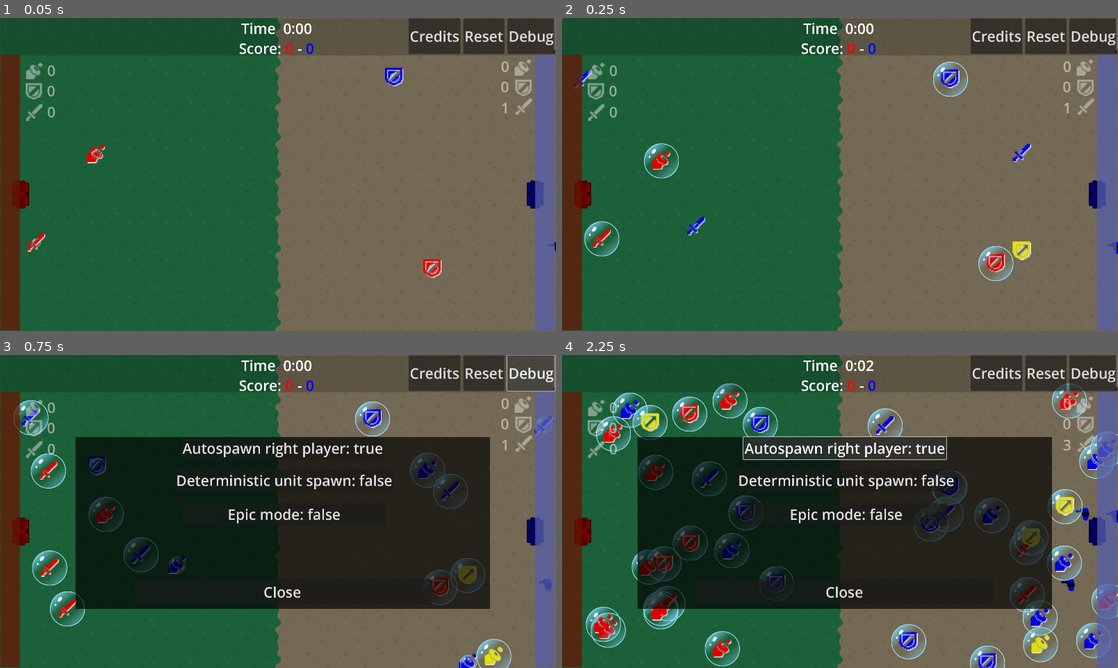
Above: before the commit, frames 1-4 (two rows, left to right).
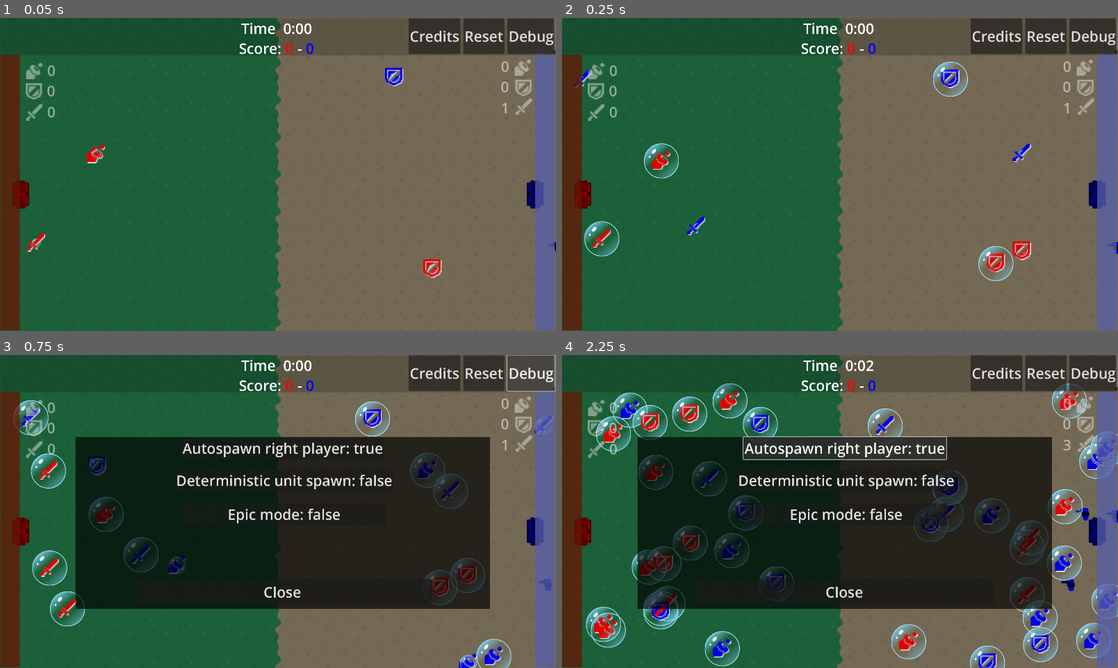
Above: after the commit, the same moments.

Repository: pkasprzyk/ggj2025
Game: Godot game, scene res://main.tscn
Same seed, same stepped clock (60 frames per second), same inputs: the game is played once before the commit and once after it. Sound files missing from this copy of the repository are replaced by a short silence.
Inputs:
- Up to frame 1 (0.05 s): no input
- Up to frame 2 (0.25 s): no input
- Up to frame 3 (0.75 s): click "Debug" at 0.5 s
- Up to frame 4 (2.25 s): click "Autospawn right player: true" at 1.25 s; click "Autospawn right player: false" at 2 s

Frame 1 is identical in both runs. In frame 2, 0.1% of the frame differs, in the area x 81-85%, y 71-78%; in frame 3, 0.2%; in frame 4, 1.2%, in the area x 14-100%, y 18-97%.

Commit message:
power up overlay

Diff:
--- a/CONFIG.gd
+++ b/CONFIG.gd
@@ -14,3 +14,7 @@
 func points_per_spawn() -> float : return config.points_per_spawn
 func points_per_kill() -> float : return config.points_per_kill
 func points_for_base_hit() -> float : return config.points_for_base_hit
+
+func get_power_up_cooldown_s() -> float: return 5.0
+func get_power_up_duration_s() -> float: return 1.0
+func get_power_up_speed_mult() -> float: return 5.0
--- a/GAME_STATE.gd
+++ b/GAME_STATE.gd
@@ -47,9 +47,17 @@
 
 var in_replay_mode = false
 
+var power_up_count := 0
+var power_up_pending_content := BubbleContent.SWORD
+var power_up_cooldown_timestamp : float
 
 static var replay_config : ReplayConfig = ReplayConfig.new()
 
+static var icon_shield = load("res://icons/IconGodotNode/node/icon_shield.png")
+static var icon_sword = load("res://icons/IconGodotNode/node/icon_sword.png")
+static var icon_cannon = load("res://icons/IconGodotNode/node/canon_2.png")
+
+static var icons = [icon_sword, icon_shield, icon_cannon]
 
 signal bonus_activated(BubbleType, BubbleContent)
 
@@ -157,6 +165,8 @@
 		[0,0,0],
 		[0,0,0]
 	]
+	power_up_count = 0
+	power_up_cooldown_timestamp = CONFIG.get_power_up_cooldown_s()
 
 
 func bubble_to_unit(bubble_type: BubbleContent) -> UnitType:
@@ -191,9 +201,25 @@
 	units_counter[side][unit_type] += 1
 
 
+func should_spawn_powerup() -> bool:
+	return power_up_count < 2 && timer > power_up_cooldown_timestamp
+
+
+func get_pending_powerup_content() -> BubbleContent:
+	return power_up_pending_content
+
+
+func powerup_spawned() -> void:
+	power_up_pending_content += 1
+	power_up_pending_content %= 3
+	power_up_count += 1
+
+
 func powerup_bubble_popped(bubble: Bubble) -> void:
 	replay_config.click_history.append([timer, bubble.type,  bubble.side, bubble.contents, bubble.global_position])
 	process_bonus(bubble.type, bubble.contents)
+	power_up_count = 0 # assumes bubble spawner destroys others
+	power_up_cooldown_timestamp = timer + CONFIG.get_power_up_cooldown_s()
 
 
 func process_bonus(type: BubbleType, contents: BubbleContent) -> void:
@@ -254,3 +280,6 @@
 func get_player_color(side: PlayerSide) -> Color:
 	return Color(1, 0, 0, 1) if side == PlayerSide.PLAYER_LEFT\
 	  else Color(0, 0, 1, 1)
+
+func get_icon_for(c:BubbleContent) -> Texture2D:
+	return icons[c]
--- a/hud/hud.tscn
+++ b/hud/hud.tscn
@@ -231,6 +231,7 @@
 show_percentage = false
 
 [node name="LCannonLabel" type="Label" parent="ProgressBarL"]
+layout_mode = 0
 offset_left = 162.0
 offset_top = 19.0
 offset_right = 191.0
@@ -244,6 +245,7 @@
 texture = ExtResource("2_xosfp")
 
 [node name="LShieldLabel" type="Label" parent="ProgressBarL"]
+layout_mode = 0
 offset_left = 161.0
 offset_top = 89.0
 offset_right = 190.0
@@ -257,6 +259,7 @@
 texture = ExtResource("3_1qcv1")
 
 [node name="LSwordLabel" type="Label" parent="ProgressBarL"]
+layout_mode = 0
 offset_left = 162.0
 offset_top = 162.0
 offset_right = 191.0
@@ -283,6 +286,7 @@
 show_percentage = false
 
 [node name="RCannonLabel" type="Label" parent="ProgressBarR"]
+layout_mode = 0
 offset_left = -256.0
 offset_top = 5.0
 offset_right = -89.0
@@ -297,6 +301,7 @@
 texture = ExtResource("2_xosfp")
 
 [node name="RShieldLabel" type="Label" parent="ProgressBarR"]
+layout_mode = 0
 offset_left = -305.0
 offset_top = 75.0
 offset_right = -90.0
@@ -311,6 +316,7 @@
 texture = ExtResource("3_1qcv1")
 
 [node name="RSwordLabel" type="Label" parent="ProgressBarR"]
+layout_mode = 0
 offset_left = -276.0
 offset_top = 148.0
 offset_right = -89.0
--- a/main.gd
+++ b/main.gd
@@ -1,5 +1,7 @@
 extends Node
 
+@onready var power_up_icon : Sprite2D = $PowerUpOverlay/PowerUpIcon
+@onready var power_up_animation : AnimationPlayer = $PowerUpOverlay/AnimationPlayer
 
 func _ready() -> void:
 	Input.emulate_touch_from_mouse = true
@@ -9,3 +11,9 @@
 		$PlayerBases/PlayerRightBase,
 		$BulletManager,
 	)
+	GAME_STATE.bonus_activated.connect(on_bonus_activated)
+
+
+func on_bonus_activated(t: GAME_STATE.BubbleType, c: GAME_STATE.BubbleContent):
+	power_up_animation.play("power_up_activated")
+	power_up_icon.texture = GAME_STATE.get_icon_for(c)
--- a/main.tscn
+++ b/main.tscn
@@ -1,10 +1,11 @@
-[gd_scene load_steps=9 format=4 uid="uid://dgdqtydil5rj8"]
+[gd_scene load_steps=13 format=4 uid="uid://dgdqtydil5rj8"]
 
 [ext_resource type="Script" path="res://main.gd" id="1_mmle3"]
 [ext_resource type="PackedScene" uid="uid://7m54yhh1iwlb" path="res://objects/bubble_spawner/bubble_spawner.tscn" id="2_n4osd"]
 [ext_resource type="Texture2D" uid="uid://d4hnr3kdyyf5g" path="res://background/terrainTiles_retina.png" id="2_pedbq"]
 [ext_resource type="PackedScene" uid="uid://ctjnx6oo5ch47" path="res://objects/unit_base/unit_base.tscn" id="4_78562"]
 [ext_resource type="PackedScene" uid="uid://ukm7x4tnv1xr" path="res://hud/hud.tscn" id="4_vi50i"]
+[ext_resource type="Texture2D" uid="uid://dct624iyu1ob6" path="res://icons/IconGodotNode/node/canon.png" id="4_vtrkf"]
 
 [sub_resource type="TileSetAtlasSource" id="TileSetAtlasSource_rmyoh"]
 texture = ExtResource("2_pedbq")
@@ -54,6 +55,42 @@
 tile_size = Vector2i(128, 128)
 sources/0 = SubResource("TileSetAtlasSource_rmyoh")
 
+[sub_resource type="Animation" id="Animation_gujgg"]
+length = 0.001
+tracks/0/type = "value"
+tracks/0/imported = false
+tracks/0/enabled = true
+tracks/0/path = NodePath("PowerUpIcon:modulate")
+tracks/0/interp = 1
+tracks/0/loop_wrap = true
+tracks/0/keys = {
+"times": PackedFloat32Array(0),
+"transitions": PackedFloat32Array(1),
+"update": 0,
+"values": [Color(1, 1, 0, 0)]
+}
+
+[sub_resource type="Animation" id="Animation_gxh3r"]
+resource_name = "power_up_activated"
+tracks/0/type = "value"
+tracks/0/imported = false
+tracks/0/enabled = true
+tracks/0/path = NodePath("PowerUpIcon:modulate")
+tracks/0/interp = 1
+tracks/0/loop_wrap = true
+tracks/0/keys = {
+"times": PackedFloat32Array(0, 0.533333, 1),
+"transitions": PackedFloat32Array(1, 0.5, 0.5),
+"update": 0,
+"values": [Color(1, 1, 0, 0), Color(1, 1, 0, 0.921569), Color(1, 1, 0, 0)]
+}
+
+[sub_resource type="AnimationLibrary" id="AnimationLibrary_w2j1s"]
+_data = {
+"RESET": SubResource("Animation_gujgg"),
+"power_up_activated": SubResource("Animation_gxh3r")
+}
+
 [sub_resource type="RectangleShape2D" id="RectangleShape2D_5c7yc"]
 size = Vector2(661, 404)
 
@@ -77,6 +114,23 @@
 [node name="PlayerRightBase" parent="PlayerBases" instance=ExtResource("4_78562")]
 position = Vector2(1848, 608)
 
+[node name="BulletManager" type="Node2D" parent="."]
+
+[node name="PowerUpOverlay" type="Node2D" parent="."]
+
+[node name="PowerUpIcon" type="Sprite2D" parent="PowerUpOverlay"]
+modulate = Color(1, 1, 0, 0)
+texture_filter = 1
+position = Vector2(951, 561)
+scale = Vector2(52.125, 52.125)
+texture = ExtResource("4_vtrkf")
+
+[node name="AnimationPlayer" type="AnimationPlayer" parent="PowerUpOverlay"]
+libraries = {
+"": SubResource("AnimationLibrary_w2j1s")
+}
+autoplay = "RESET"
+
 [node name="BubbleSpawners" type="Node2D" parent="."]
 
 [node name="BubbleSpawner" parent="BubbleSpawners" instance=ExtResource("2_n4osd")]
@@ -151,8 +205,6 @@
 [node name="Target3" type="Marker2D" parent="BubbleSpawners/BubbleSpawner4/Area2D"]
 position = Vector2(-523, -1074)
 
-[node name="BulletManager" type="Node2D" parent="."]
-
 [node name="HUDCanvasGroup" type="CanvasLayer" parent="."]
 
 [node name="HUD" parent="HUDCanvasGroup" instance=ExtResource("4_vi50i")]
--- a/objects/bubble/bubble.gd
+++ b/objects/bubble/bubble.gd
@@ -49,14 +49,14 @@
 	icon_bg.texture = icons[contents]
 
 
-func initialize_unit(start_pos: Vector2, new_target: Vector2, new_type: GAME_STATE.BubbleType, new_side: GAME_STATE.PlayerSide, new_contents: GAME_STATE.BubbleContent) -> void:
-	_initialize_common(start_pos, new_target, new_type, new_contents)
+func initialize_unit(start_pos: Vector2, new_target: Vector2, new_side: GAME_STATE.PlayerSide, new_contents: GAME_STATE.BubbleContent) -> void:
+	_initialize_common(start_pos, new_target, GAME_STATE.BubbleType.UNIT, new_contents)
 	side = new_side
 	icon.modulate = GAME_STATE.get_player_color(side)
 
 
-func initialize_powerup(start_pos: Vector2, new_target: Vector2, new_type: GAME_STATE.BubbleType, new_contents: GAME_STATE.BubbleContent) -> void:
-	_initialize_common(start_pos, new_target, new_type, new_contents)
+func initialize_powerup(start_pos: Vector2, new_target: Vector2, new_contents: GAME_STATE.BubbleContent) -> void:
+	_initialize_common(start_pos, new_target, GAME_STATE.BubbleType.RUSH_POWERUP, new_contents)
 	icon.modulate = Color(1,1,0,1)
 
 
--- a/objects/bubble_spawner/bubble_spawner.gd
+++ b/objects/bubble_spawner/bubble_spawner.gd
@@ -1,6 +1,5 @@
 @icon("res://icons/bubble.svg")
 extends Node2D
-
 
 
 @export var bubble: PackedScene
@@ -20,6 +19,9 @@
 
 var bubbles: int = 0
 
+func _ready():
+	GAME_STATE.bonus_activated.connect(clear_other_bonuses)
+
 
 func _gen_random_pos():
 	var shape = spawn_area_shape.shape
@@ -32,40 +34,48 @@
 
 
 func _spawn_bubble() -> void:
-	var bubble_instance = bubble.instantiate()
+	var bubble_instance = bubble.instantiate() as Bubble
+	bubble_instance.connect("tree_exiting", _on_bubble_destroyed)
+	add_child(bubble_instance)
+
+	bubbles += 1
+
 	var target = [
 		target_1,
 		target_2,
 		target_3,
 	].pick_random()
+
+	if GAME_STATE.should_spawn_powerup():
+		var bonus_content = GAME_STATE.get_pending_powerup_content()
+		bubble_instance.initialize_powerup(_gen_random_pos(), target.global_position, bonus_content)
+		GAME_STATE.powerup_spawned()
+		return
+
+	# UNIT bubble:
 	var bubble_content = [
 		GAME_STATE.BubbleContent.SWORD,
 		GAME_STATE.BubbleContent.SHIELD,
 		GAME_STATE.BubbleContent.CANNON,
 	].pick_random()
+	var side = [
+		GAME_STATE.PlayerSide.PLAYER_LEFT,
+		GAME_STATE.PlayerSide.PLAYER_RIGHT,
+	].pick_random()
+	bubble_instance.initialize_unit(_gen_random_pos(), target.global_position, side, bubble_content)
 
-	bubble_instance.connect("tree_exiting", _on_bubble_destroyed)
-	add_child(bubble_instance)
 
-	var type
-	var side
-	if randf() <= rush_powerup_chance:
-		type = GAME_STATE.BubbleType.RUSH_POWERUP
-		bubble_instance.initialize_powerup(_gen_random_pos(), target.global_position, type, bubble_content)
-	else:
-		type = GAME_STATE.BubbleType.UNIT
-		side = [
-			GAME_STATE.PlayerSide.PLAYER_LEFT,
-			GAME_STATE.PlayerSide.PLAYER_RIGHT,
-		].pick_random()
-		bubble_instance.initialize_unit(_gen_random_pos(), target.global_position, type, side, bubble_content)
-
-	bubbles += 1
+func clear_other_bonuses(_a, _b):
+	for c in get_children():
+		var b = c as Bubble
+		if b and b.type == GAME_STATE.BubbleType.RUSH_POWERUP:
+			b.queue_free()
 
 
 func _on_bubble_destroyed() -> void:
 	bubbles -= 1
 
+
 func _physics_process(_delta: float) -> void:
 	if GAME_STATE.spawn_bubbles and spawn_timer.is_stopped() and bubbles < max_bubbles:
 		_spawn_bubble()
--- a/objects/unit_base/unit_base.gd
+++ b/objects/unit_base/unit_base.gd
@@ -16,7 +16,6 @@
 var other_base: UnitBase
 
 var rush_expiry_timer: Timer
-var rush_time = 1.0
 
 func _ready() -> void:
 	GAME_STATE.connect("bonus_activated", activate_bonus)
@@ -74,7 +73,7 @@
 
 func activate_bonus(type: GAME_STATE.BubbleType, unit_type: GAME_STATE.UnitType) -> void:
 	if type == GAME_STATE.BubbleType.RUSH_POWERUP:
-		rush_expiry_timer.wait_time += rush_time
+		rush_expiry_timer.wait_time += CONFIG.get_power_up_duration_s()
 		rush_expiry_timer.connect("timeout", func(): self.expire_bonus(type, unit_type))
 		if not rush_expiry_timer.is_stopped():
 			# reset the timer, cannot update time left
--- a/objects/unit_shooter/unit_shooter.gd
+++ b/objects/unit_shooter/unit_shooter.gd
@@ -137,7 +137,7 @@
 func _come_closer(delta: float) -> void:
 	var effective_speed = speed
 	if bonus_active:
-		effective_speed *= 5
+		effective_speed *= CONFIG.get_power_up_speed_mult()
 	var friendly_units = base.get_units()
 	var enemy_units = other_base.get_units()
 	var new_velocity = (target - global_position).normalized() * effective_speed / 2
